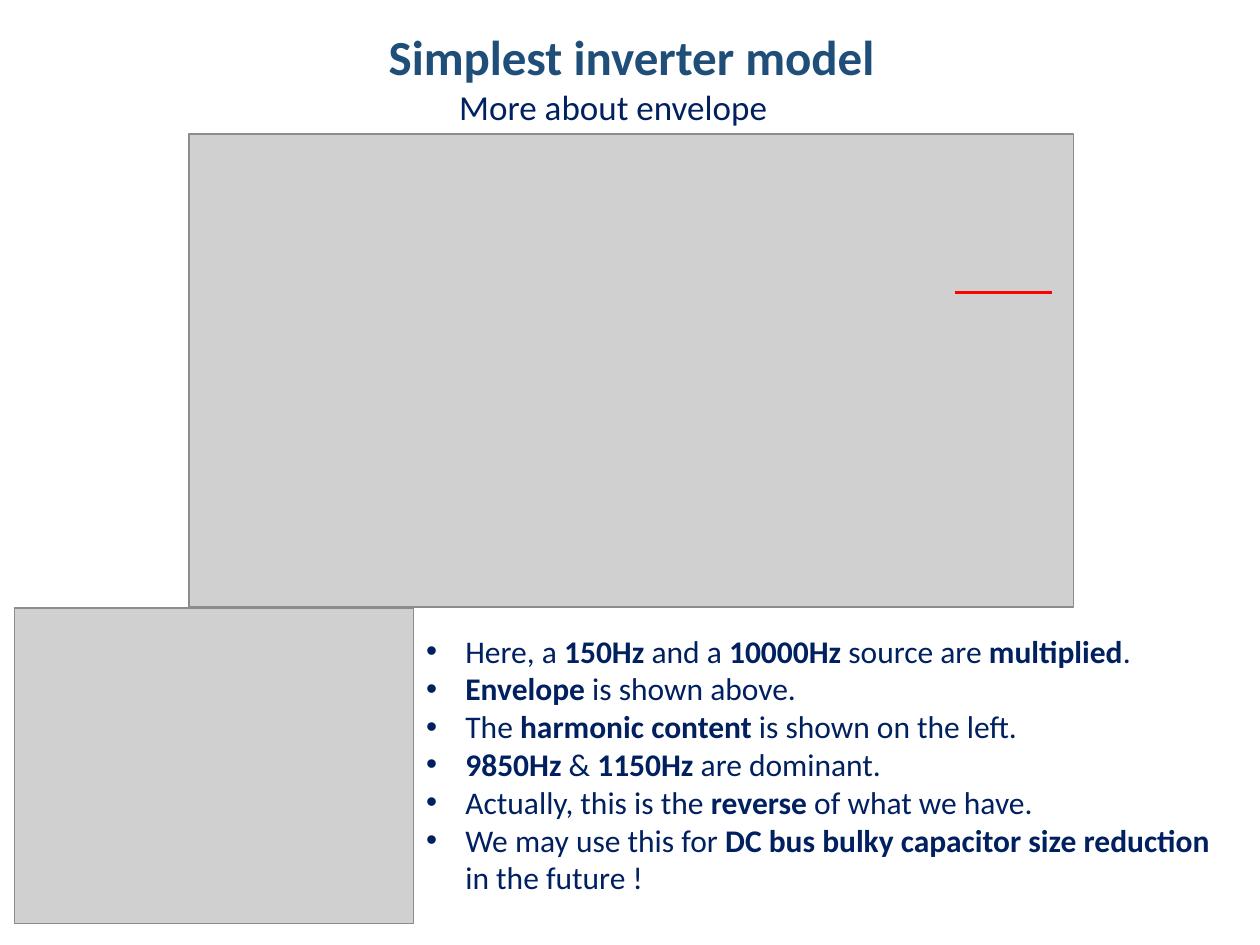
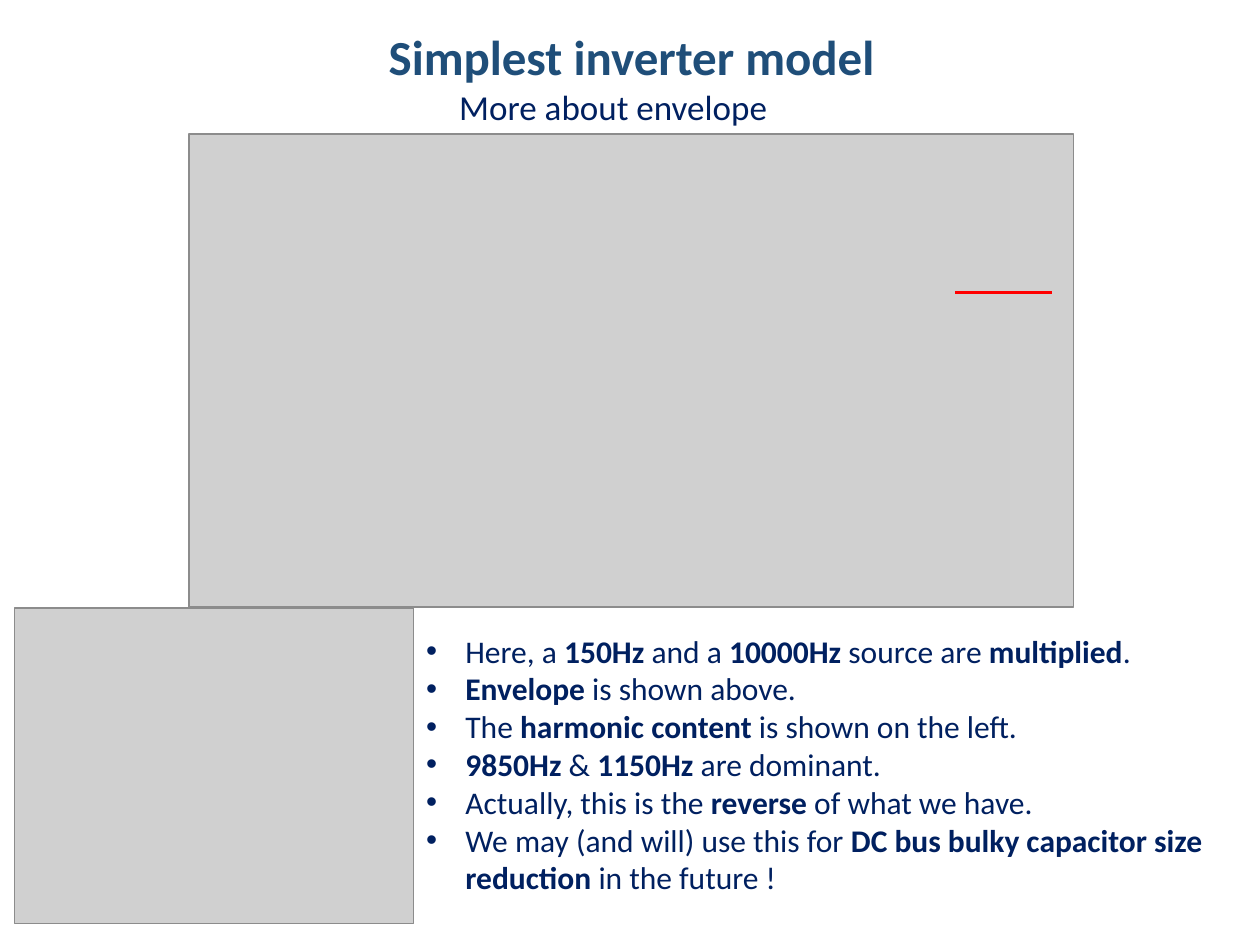
Before and after one commit to hakanpolat/IMMD, a slide deck: slide 11 of Simulation/dcbusmodelwrapup/immd_dcbusmodelwrapup.pptx. Drawn at 1260x945 pixels with LibreOffice and Linux fonts; fonts in the diff are those of the drawing; grey boxes stand for pictures. Boxes give left, top, right and bottom in pixels: in the first picture for what was removed or moved away, otherwise in the second. Text is boxed around its words. In the diff, an @@ line names an element or a change of style, - is before the commit and + after.

```diff
--- a/Simulation/dcbusmodelwrapup/immd_dcbusmodelwrapup.pptx
+++ b/Simulation/dcbusmodelwrapup/immd_dcbusmodelwrapup.pptx
@@ text at <box>465,829,1202,890</box>: text changed; bold off @@
-• We may use this for DC bus bulky capacitor size reduction in the future !
+• We may (and will) use this for DC bus bulky capacitor size reduction in the future !
```
Also in this commit, not shown: 4 other slides changed, 6 slides added, 4 other files.
